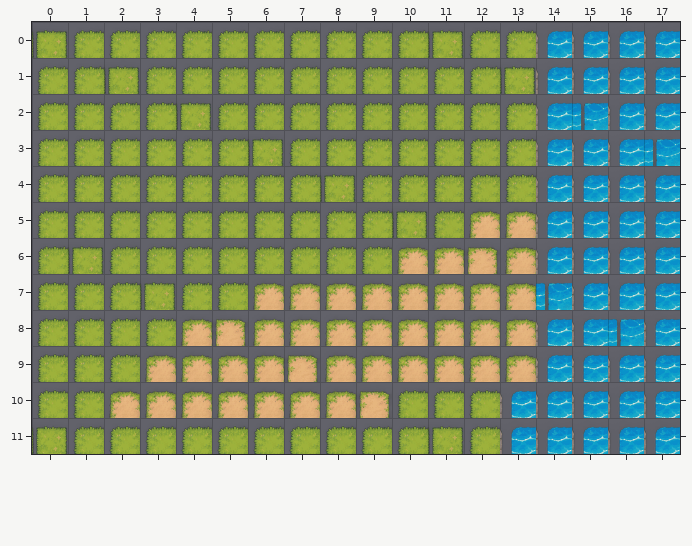
A Tiled map gets an edit: maps/glowglade_grove.tmx. The picture above is the old version.
Cells are 56x56 px. Shown: x 0..17, y 0..11.
And afterwards:
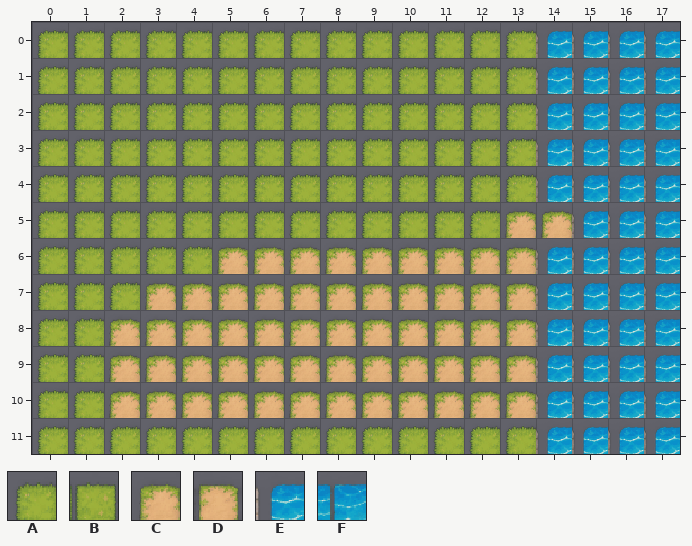
Key: from "MistIsleTerrain": A 0, B 1, C 12, D 13, E 36, F 37.
_ is an empty cell.
See-through tiles are keyed as they look on the map.
What changed:
{"where": "layer \"Ground\""}
{"y":0,"x":0,"old":"B","new":"A"}
{"y":0,"x":11,"old":"B","new":"A"}
{"y":1,"x":2,"old":"B","new":"A"}
{"y":1,"x":13,"old":"B","new":"A"}
{"y":2,"x":4,"old":"B","new":"A"}
{"y":2,"x":15,"old":"F","new":"E"}
{"y":3,"x":6,"old":"B","new":"A"}
{"y":3,"x":17,"old":"F","new":"E"}
{"y":4,"x":8,"old":"B","new":"A"}
{"y":5,"x":10,"old":"B","new":"A"}
{"y":5,"x":12,"old":"C","new":"A"}
{"y":5,"x":14,"old":"E","new":"C"}
{"y":6,"x":1,"old":"B","new":"A"}
{"y":6,"x":5,"old":"AAAAA","new":"CCCCC"}
{"y":6,"x":12,"old":"D","new":"C"}
{"y":7,"x":3,"old":"BAA","new":"CCC"}
{"y":7,"x":14,"old":"F","new":"E"}
{"y":8,"x":2,"old":"AA","new":"CC"}
{"y":8,"x":5,"old":"D","new":"C"}
{"y":8,"x":16,"old":"F","new":"E"}
{"y":9,"x":2,"old":"A","new":"C"}
{"y":9,"x":7,"old":"D","new":"C"}
{"y":10,"x":9,"old":"DAAAE","new":"CCCCC"}
{"y":11,"x":0,"old":"B","new":"A"}
{"y":11,"x":11,"old":"B","new":"A"}
{"y":11,"x":13,"old":"E","new":"A"}
